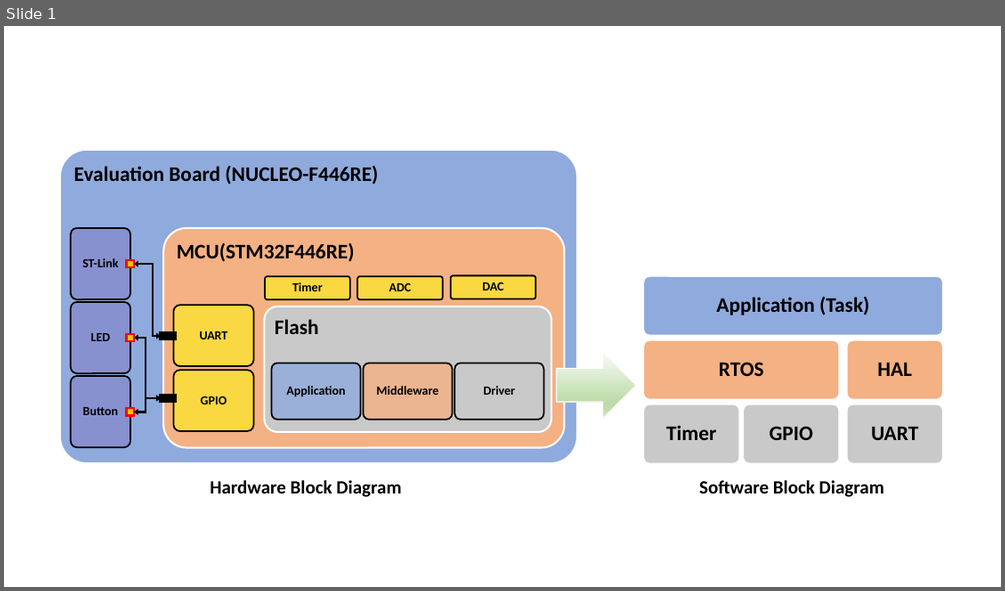
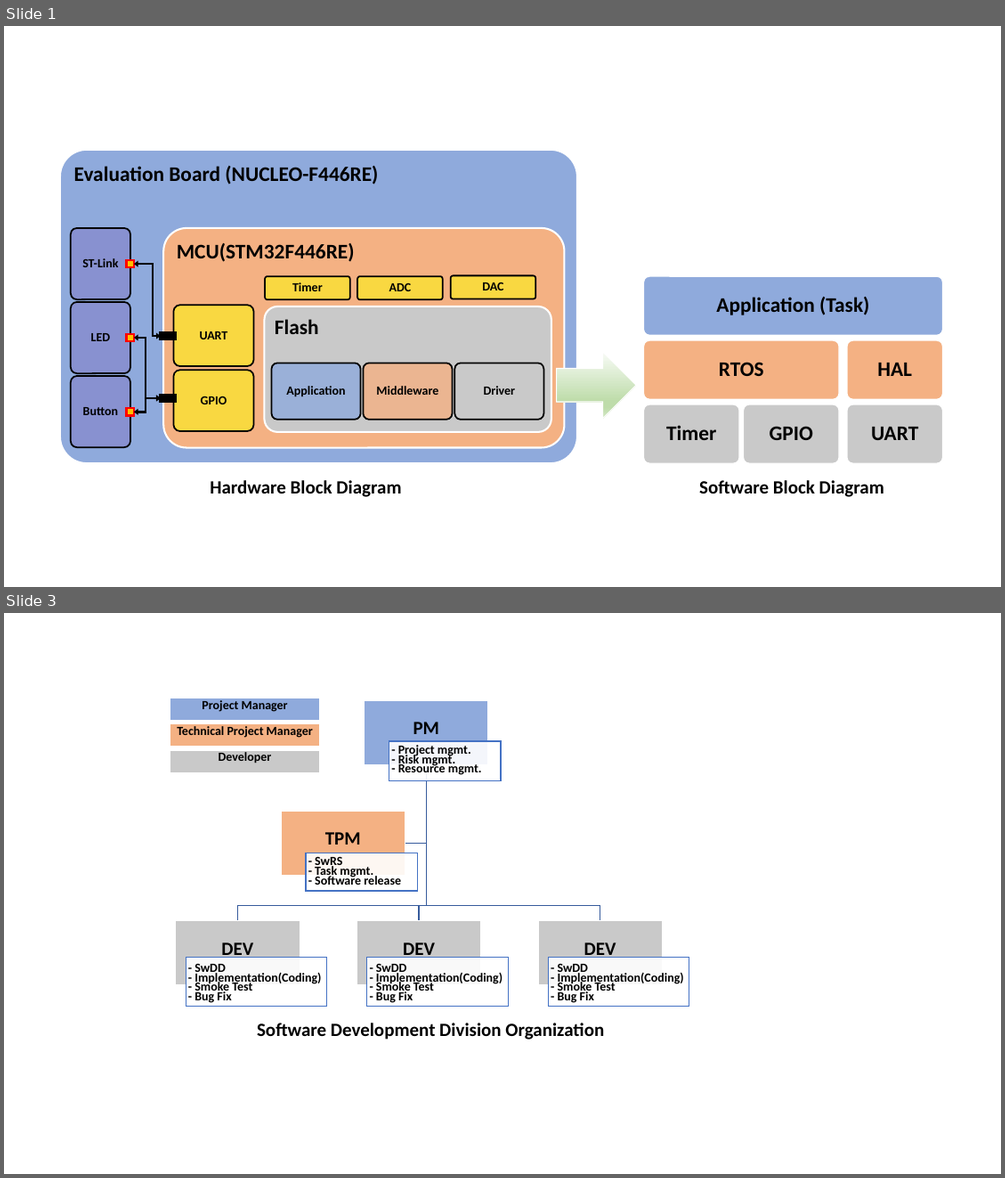
Before and after one commit to gtuja/CSC_MS, a slide deck: Resources/Part1/Part1_Resources.pptx. Shown one above the other, each under a label of ours: slide 1 before the commit, slides 1 and 3 after it; the slides between them are not shown. The pictures are 1005x591 and 1005x1178 pixels, drawn with LibreOffice and Linux fonts; fonts in the diff are those of the drawing. Boxes give left, top, right and bottom in pixels: in the first picture for what was removed or moved away, otherwise in the second. Text is boxed around its words. In the diff, an @@ line names an element or a change of style, - is before the commit and + after.

```diff
--- a/Resources/Part1/Part1_Resources.pptx
+++ b/Resources/Part1/Part1_Resources.pptx
@@ slide 3 added at [4,613,1001,1174], background #FFFFFF @@
@@ rectangle added at [170,698,320,721], fill #8FAADC, outline #FFFFFF 1 pt @@
@@ text added at [202,700,288,712], 12 pt, text #000000, bold @@
+Project Manager
@@ rectangle added at [170,724,320,747], fill #F4B183, outline #FFFFFF 1 pt @@
@@ text added at [177,726,313,738], 12 pt, text #000000, bold @@
+Technical Project Manager
@@ rectangle added at [170,751,320,773], fill #C9C9C9, outline #FFFFFF 1 pt @@
@@ text added at [218,752,272,763], 12 pt, text #000000, bold @@
+Developer
@@ group added at [175,700,689,1005]: 10 rectangles, 10 texts, 4 freeform shapes @@
+PM
+- Project mgmt.
+- Risk mgmt.
+- Resource mgmt.
+DEV
+- SwDD
+- Implementation(Coding)
+- Smoke Test
+- Bug Fix
+DEV
+- SwDD
+- Implementation(Coding)
+- Smoke Test
+- Bug Fix
+DEV
+- SwDD
+- Implementation(Coding)
+- Smoke Test
+- Bug Fix
+TPM
+- SwRS
+- Task mgmt.
+- Software release
@@ text added at [257,1022,604,1039], 18 pt, text #000000, bold @@
+Software Development Division Organization
```
Also in this commit, not shown: 1 other slide added, 1 slide removed, 10 other files.
